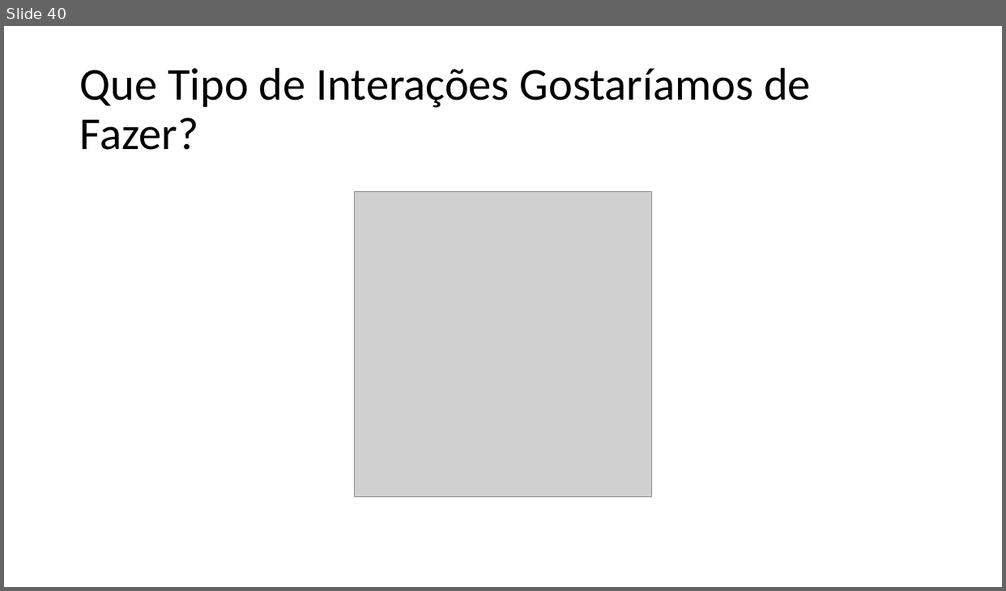
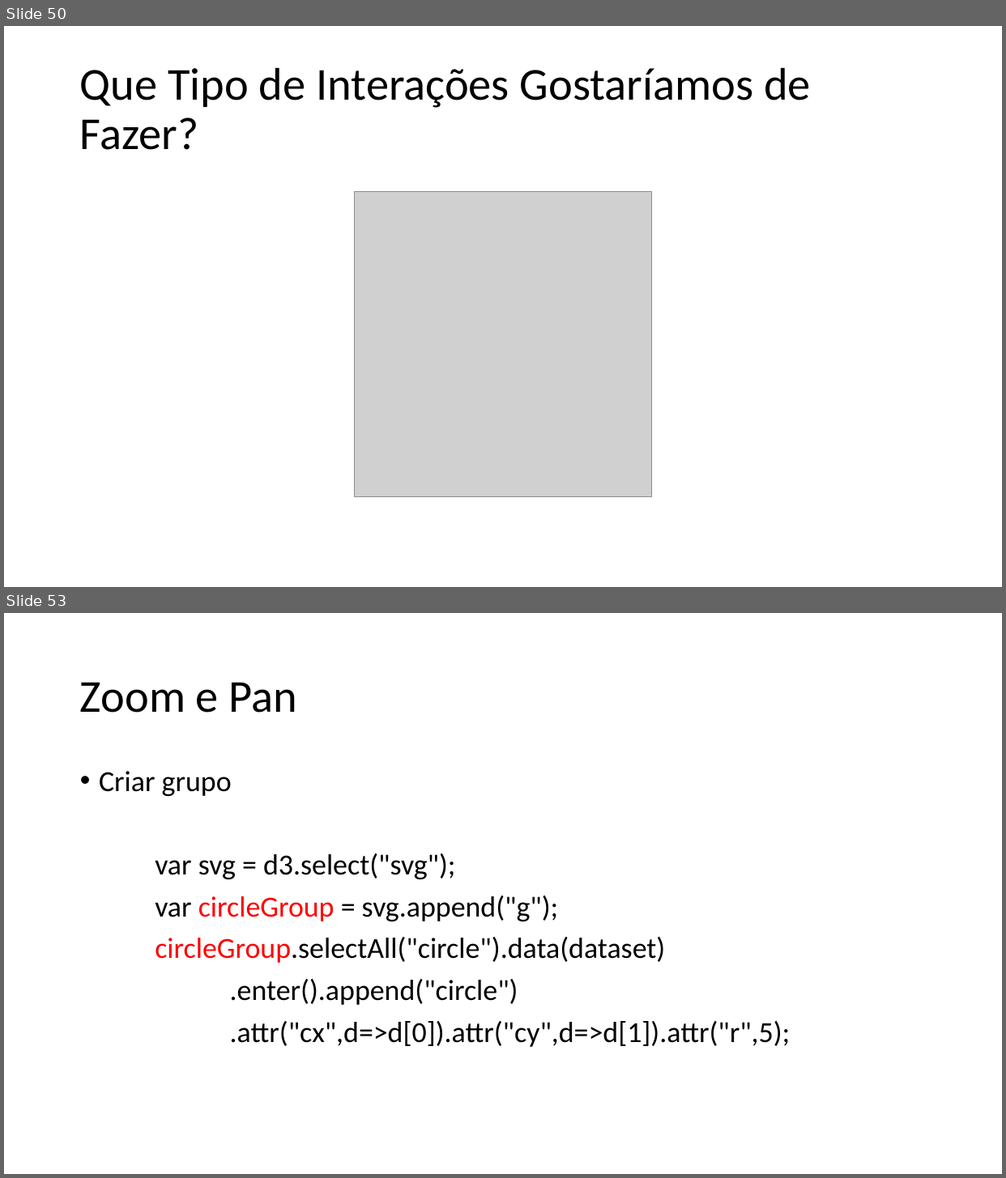
Before and after one commit to filipecmedeiros/Treinamento-d3.js, a slide deck: Aula2.pptx. Shown one above the other, each under a label of ours: slide 40 before the commit, slides 50 and 53 after it; the slides between them are not shown. The pictures are 1006x591 and 1006x1178 pixels, drawn with LibreOffice and Linux fonts; fonts in the diff are those of the drawing; grey boxes stand for pictures. Boxes give left, top, right and bottom in pixels: in the first picture for what was removed or moved away, otherwise in the second. Text is boxed around its words. In the diff, an @@ line names an element or a change of style, - is before the commit and + after.

```diff
--- a/Aula2.pptx
+++ b/Aula2.pptx
@@ slide 53 added at [4,613,1002,1174], background #FFFFFF @@
@@ title added at [80,682,298,713], 44 pt, text #000000 @@
+Zoom e Pan
@@ text added at [99,771,791,1047], 28 pt, text #000000 @@
+• Criar grupo
+var svg = d3.select("svg");
+var circleGroup = svg.append("g");
+circleGroup.selectAll("circle").data(dataset)
+.enter().append("circle")
+.attr("cx",d=>d[0]).attr("cy",d=>d[1]).attr("r",5);
@@ what was slide 40 is now slide 50 @@
```
Also in this commit, not shown: 7 slides changed, 30 other slides added, 8 slides removed, 11 other files.
